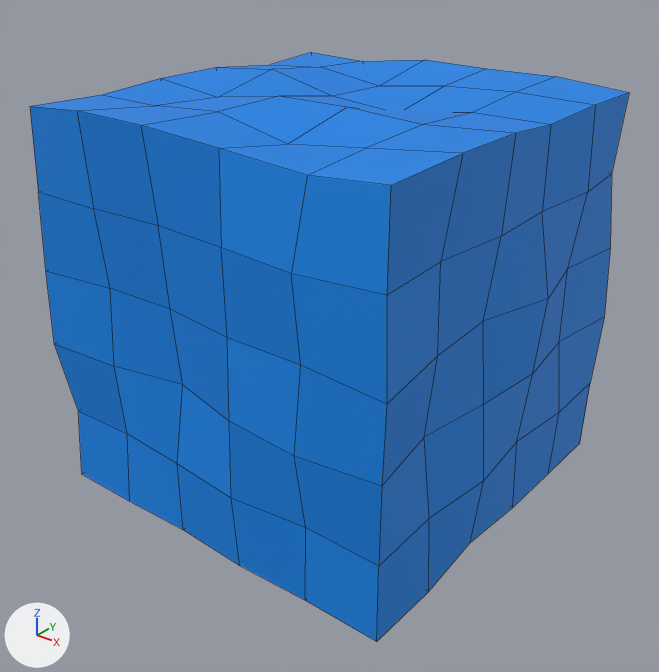
Before and after pictures for a commit that changed the FBX model Assets/Models/water_cube2.fbx.
One viewpoint serves both versions: a 50 mm lens placed at (1.34, -1.712, 0.936), pointed at (0.008, -0.047, -0.097). The lights are fixed; the arrows at lower left show +X, +Y and +Z. Mesh edges are drawn as thin lines. Where no turn or scale is listed for an object, it has been applied to the vertices.
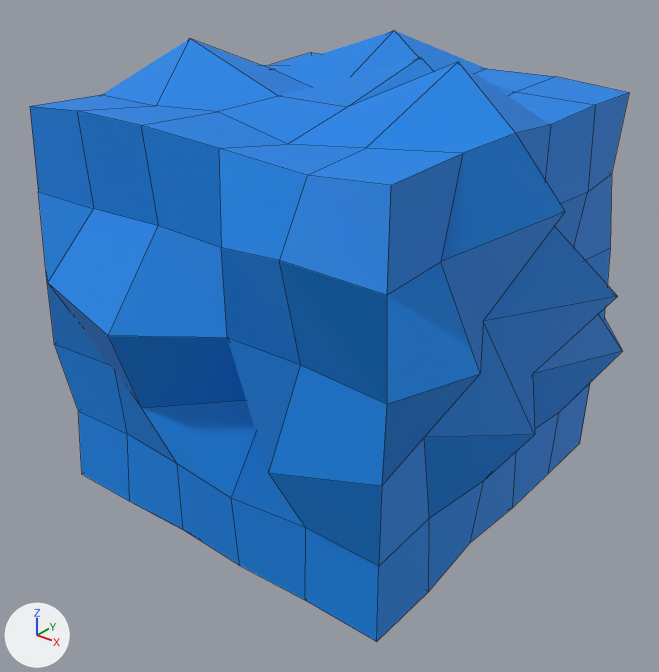
Pixel boxes [x1, y1, x2, y2] of what changed, in the pictures (659 x 672 px; the box of a moved part takes in the faces that stretch with it):
'Cube', reshaped, shading changed: before [30, 52, 629, 641]; after [30, 31, 629, 641]
part 1 of me_cube_001, moved or reshaped: before [38, 60, 609, 566]; after [38, 31, 622, 566]
part 2 of me_cube_001, shading changed: [30, 52, 629, 641] in both

What the commit changed:
me_cube_001 is used by ob_cube; location (0.0, 0.0, 0.0).
me_cube_001 had 152 vertices, 150 faces and spanned x -0.539..0.531, y -0.527..0.537, z -0.526..0.523.
me_cube_001 now has 152 vertices, 150 faces and spans x -0.653..0.673, y -0.654..0.661, z -0.668..0.637.
me_cube_001 part 1: 22 of 152 vertices moved; they spanned x -0.513..0.531, y -0.527..0.525, z -0.526..0.5 and now span x -0.653..0.673, y -0.654..0.661, z -0.668..0.637; mean shift (0.006, -0.003, 0.024); largest move (-0.1, -0.48, 0.1) -> (-0.1, -0.654, 0.1).
me_cube_001 part 2: edges marked sharp go from 297 to 300.
